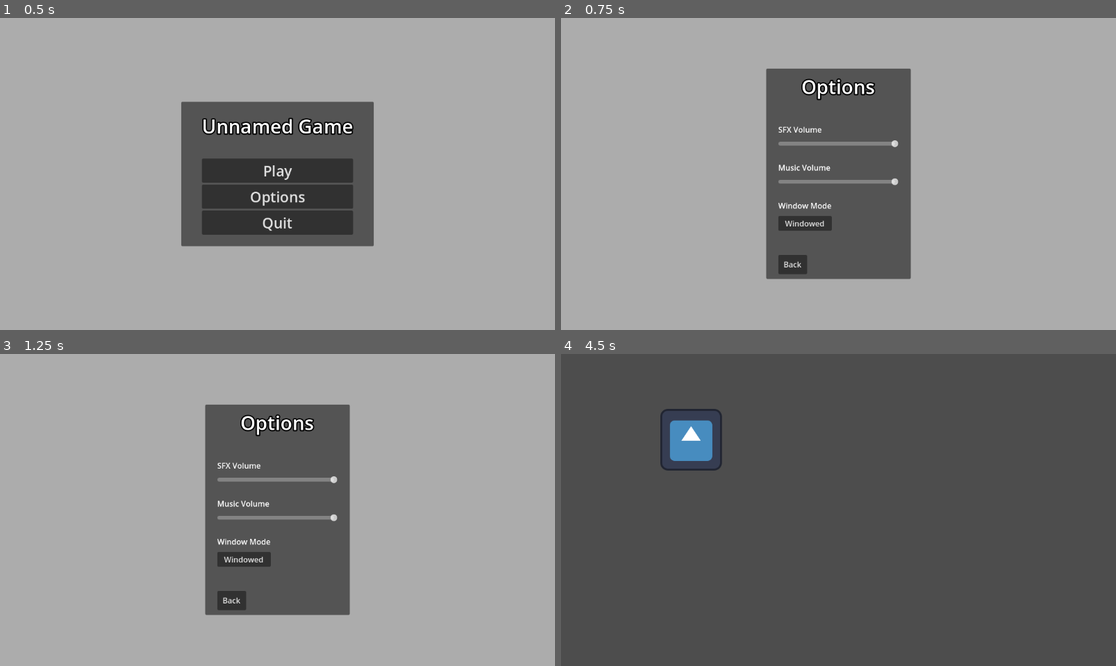
Above: before the commit, frames 1-4 (two rows, left to right).
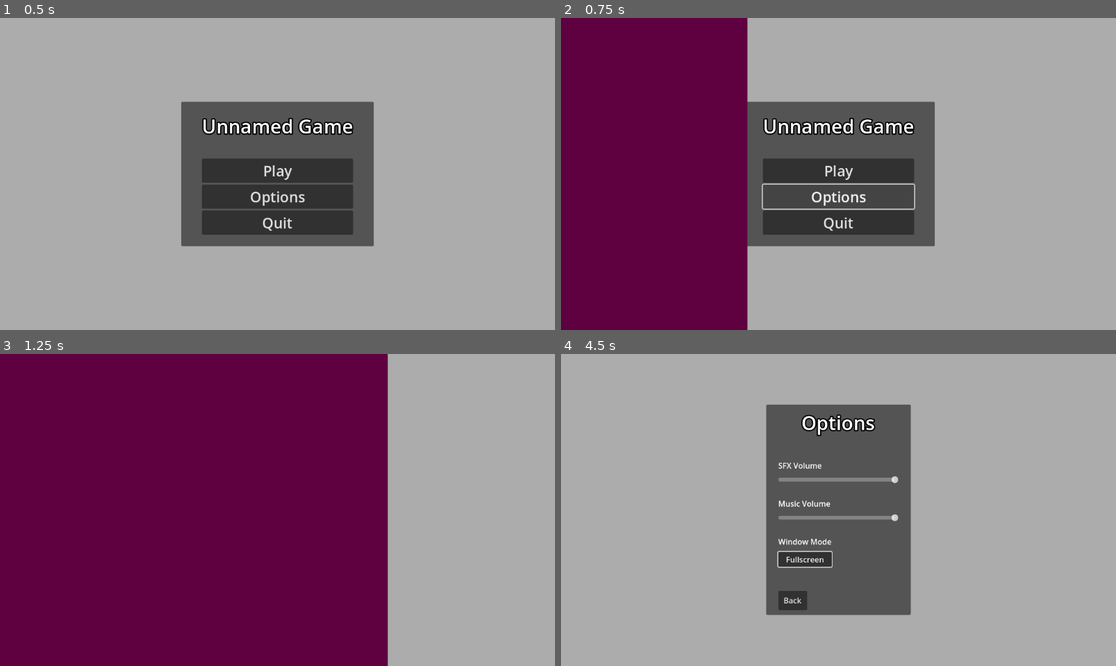
Above: after the commit, the same moments.

Repository: karasikrus/godot4-menu-template
Game: Godot game, scene res://scenes/menu/main_menu.tscn
The game is run twice, just before and just after one commit, with the same random seed, the same clock (stepped at 60 frames per second) and the same inputs. The engine's default icon, where the game draws it, is replaced by a stand-in: a white triangle on a blue panel in a dark square.
Inputs (mouse positions are in pixels of both pictures, inside the frame that each line leads up to):
- Up to frame 1 (0.5 s): no input
- Up to frame 2 (0.75 s): click "Options" at 0.5 s
- Up to frame 3 (1.25 s): no input
- Up to frame 4 (4.5 s): click "Back" at 1.25 s; click "Play" at 2 s; click (838, 506) at 2.75 s, where only the run after the commit has a clickable "Play"; click (805, 559) at 3.5 s, where only the run after the commit has a clickable "Windowed"; click (838, 506) at 4.25 s, where only the run after the commit has a clickable "Play"

Frame 1 is identical in both runs. In frame 2, 48% of the frame differs, in the area x 0-68%, y 0-100%; in frame 3, 70%; in frame 4, 85%, in the area x 0-100%, y 0-100%.

Commit message:
simple scene transition added

Diff:
--- a/project.godot
+++ b/project.godot
@@ -15,6 +15,10 @@
 config/features=PackedStringArray("4.0", "GL Compatibility")
 config/icon="res://icon.svg"
 
+[autoload]
+
+SceneTransition="*res://scenes/autoload/scene_transition.tscn"
+
 [rendering]
 
 renderer/rendering_method="gl_compatibility"
--- /dev/null
+++ b/scenes/autoload/scene_transition.gd
@@ -0,0 +1,21 @@
+extends CanvasLayer
+
+signal transition_halfway
+signal transition_finished
+
+@onready var animation_player = $AnimationPlayer
+
+
+
+func close_screen():
+	animation_player.play("close_screen")
+
+func open_screen():
+	animation_player.play("open_screen")
+
+
+func emit_transition_halfway():
+	transition_halfway.emit()
+
+func emit_transition_finished():
+	transition_finished.emit()
--- /dev/null
+++ b/scenes/autoload/scene_transition.gdshader
@@ -0,0 +1,15 @@
+shader_type canvas_item;
+
+uniform vec4 transition_color : source_color;
+uniform sampler2D transition_texture : filter_nearest;
+uniform float percent : hint_range(0.0, 1.0);
+
+void fragment() {
+	vec4 transition_texture_color = texture(transition_texture, UV);
+	if (transition_texture_color.a * transition_texture_color.r > percent || percent == 0.0) {
+		COLOR.a = 0.0;
+	}
+	else {
+		COLOR = transition_color;
+	}
+}
--- /dev/null
+++ b/scenes/autoload/scene_transition.tscn
@@ -0,0 +1,152 @@
+[gd_scene load_steps=10 format=3 uid="uid://b5a5cx8m3yeu6"]
+
+[ext_resource type="Script" path="res://scenes/autoload/scene_transition.gd" id="1_iykkw"]
+[ext_resource type="Shader" path="res://scenes/autoload/scene_transition.gdshader" id="2_qn1yy"]
+
+[sub_resource type="Animation" id="Animation_3e0sj"]
+length = 0.001
+tracks/0/type = "value"
+tracks/0/imported = false
+tracks/0/enabled = true
+tracks/0/path = NodePath("ColorRect:material:shader_parameter/percent")
+tracks/0/interp = 1
+tracks/0/loop_wrap = true
+tracks/0/keys = {
+"times": PackedFloat32Array(0),
+"transitions": PackedFloat32Array(1),
+"update": 0,
+"values": [0.0]
+}
+tracks/1/type = "value"
+tracks/1/imported = false
+tracks/1/enabled = true
+tracks/1/path = NodePath("ColorRect:visible")
+tracks/1/interp = 1
+tracks/1/loop_wrap = true
+tracks/1/keys = {
+"times": PackedFloat32Array(0),
+"transitions": PackedFloat32Array(1),
+"update": 1,
+"values": [false]
+}
+
+[sub_resource type="Animation" id="Animation_u6ytc"]
+resource_name = "open_screen"
+length = 0.5
+tracks/0/type = "value"
+tracks/0/imported = false
+tracks/0/enabled = true
+tracks/0/path = NodePath("ColorRect:material:shader_parameter/percent")
+tracks/0/interp = 1
+tracks/0/loop_wrap = true
+tracks/0/keys = {
+"times": PackedFloat32Array(0, 0.5),
+"transitions": PackedFloat32Array(1, 6.49802),
+"update": 0,
+"values": [1.0, 0.0]
+}
+tracks/1/type = "value"
+tracks/1/imported = false
+tracks/1/enabled = true
+tracks/1/path = NodePath("ColorRect:visible")
+tracks/1/interp = 1
+tracks/1/loop_wrap = true
+tracks/1/keys = {
+"times": PackedFloat32Array(0.5),
+"transitions": PackedFloat32Array(1),
+"update": 1,
+"values": [false]
+}
+tracks/2/type = "method"
+tracks/2/imported = false
+tracks/2/enabled = true
+tracks/2/path = NodePath(".")
+tracks/2/interp = 1
+tracks/2/loop_wrap = true
+tracks/2/keys = {
+"times": PackedFloat32Array(0.5),
+"transitions": PackedFloat32Array(1),
+"values": [{
+"args": [],
+"method": &"emit_transition_finished"
+}]
+}
+
+[sub_resource type="Animation" id="Animation_bgvo2"]
+resource_name = "close_screen"
+length = 0.5
+tracks/0/type = "value"
+tracks/0/imported = false
+tracks/0/enabled = true
+tracks/0/path = NodePath("ColorRect:material:shader_parameter/percent")
+tracks/0/interp = 1
+tracks/0/loop_wrap = true
+tracks/0/keys = {
+"times": PackedFloat32Array(0, 0.5),
+"transitions": PackedFloat32Array(1, 6.49802),
+"update": 0,
+"values": [0.0, 1.0]
+}
+tracks/1/type = "value"
+tracks/1/imported = false
+tracks/1/enabled = true
+tracks/1/path = NodePath("ColorRect:visible")
+tracks/1/interp = 1
+tracks/1/loop_wrap = true
+tracks/1/keys = {
+"times": PackedFloat32Array(0),
+"transitions": PackedFloat32Array(1),
+"update": 1,
+"values": [true]
+}
+tracks/2/type = "method"
+tracks/2/imported = false
+tracks/2/enabled = true
+tracks/2/path = NodePath(".")
+tracks/2/interp = 1
+tracks/2/loop_wrap = true
+tracks/2/keys = {
+"times": PackedFloat32Array(0.5),
+"transitions": PackedFloat32Array(1),
+"values": [{
+"args": [],
+"method": &"emit_transition_halfway"
+}]
+}
+
+[sub_resource type="AnimationLibrary" id="AnimationLibrary_hmlur"]
+_data = {
+"RESET": SubResource("Animation_3e0sj"),
+"close_screen": SubResource("Animation_bgvo2"),
+"open_screen": SubResource("Animation_u6ytc")
+}
+
+[sub_resource type="Gradient" id="Gradient_q75ok"]
+
+[sub_resource type="GradientTexture1D" id="GradientTexture1D_exdkq"]
+gradient = SubResource("Gradient_q75ok")
+
+[sub_resource type="ShaderMaterial" id="ShaderMaterial_avi8e"]
+shader = ExtResource("2_qn1yy")
+shader_parameter/transition_color = Color(0.372549, 0, 0.25098, 1)
+shader_parameter/percent = 1.0
+shader_parameter/transition_texture = SubResource("GradientTexture1D_exdkq")
+
+[node name="SceneTransition" type="CanvasLayer"]
+process_mode = 3
+layer = 128
+script = ExtResource("1_iykkw")
+
+[node name="AnimationPlayer" type="AnimationPlayer" parent="."]
+libraries = {
+"": SubResource("AnimationLibrary_hmlur")
+}
+
+[node name="ColorRect" type="ColorRect" parent="."]
+visible = false
+material = SubResource("ShaderMaterial_avi8e")
+anchors_preset = 15
+anchor_right = 1.0
+anchor_bottom = 1.0
+grow_horizontal = 2
+grow_vertical = 2
--- a/scenes/menu/main_menu.gd
+++ b/scenes/menu/main_menu.gd
@@ -10,13 +10,19 @@
 
 
 func on_play_pressed():
+	SceneTransition.close_screen()
+	await SceneTransition.transition_halfway
 	get_tree().change_scene_to_file("res://scenes/main/main.tscn")
+	SceneTransition.open_screen()
 
 
 func on_options_pressed():
+	SceneTransition.close_screen()
+	await SceneTransition.transition_halfway
 	var options_instance = options_scene.instantiate() as OptionsMenu
 	add_child(options_instance)
 	options_instance.back_pressed.connect(on_options_closed.bind(options_instance))
+	SceneTransition.open_screen()
 
 
 func on_quit_pressed():
--- a/scenes/menu/options_menu.gd
+++ b/scenes/menu/options_menu.gd
@@ -58,4 +58,7 @@
 
 
 func on_back_pressed():
+	SceneTransition.close_screen()
+	await SceneTransition.transition_halfway
 	back_pressed.emit()
+	SceneTransition.open_screen()
